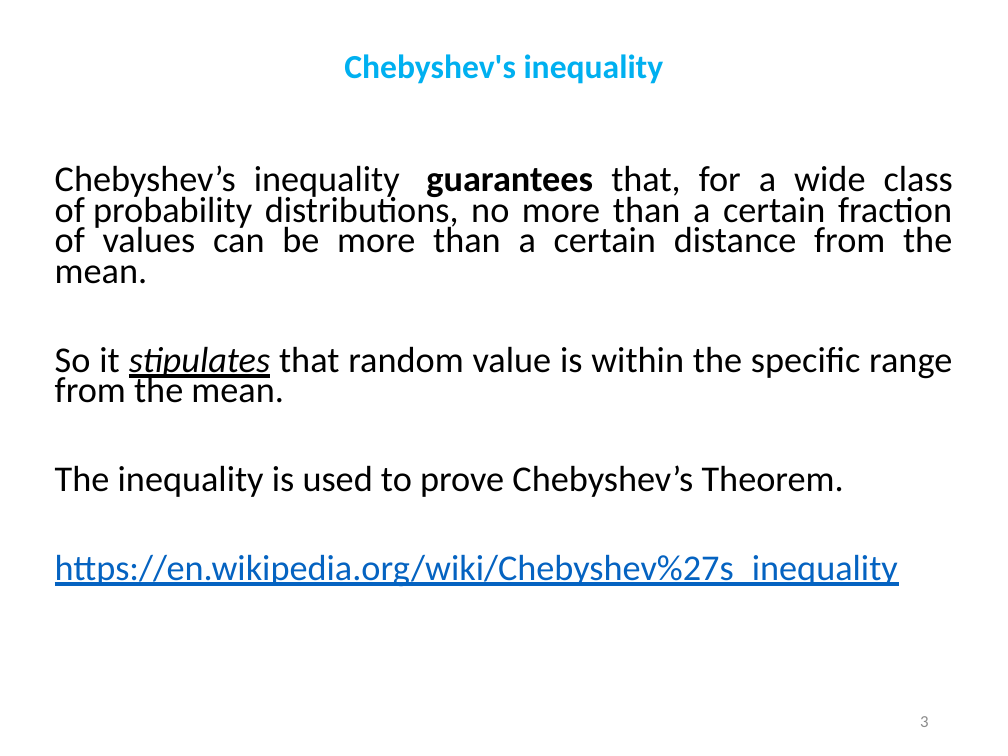
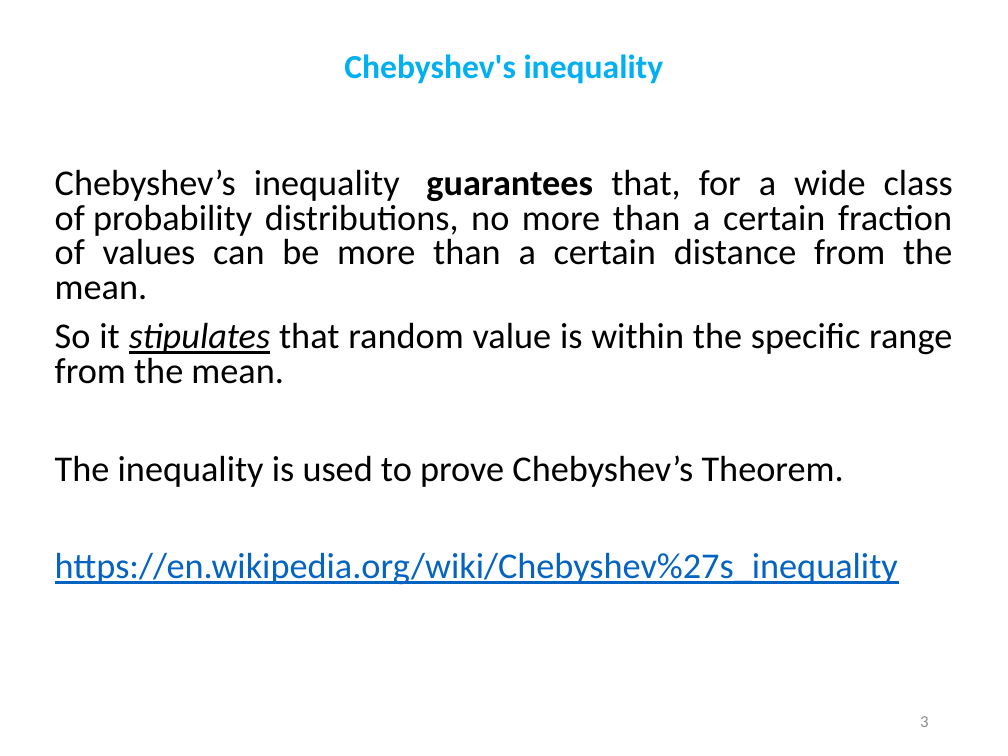
Before and after one commit to demydd/Basic-Machine-Learning-Course-for-Developers, a slide deck: slide 3 of Distributions.pptx. Drawn at 1008x756 pixels with LibreOffice and Linux fonts; fonts in the diff are those of the drawing. Boxes give left, top, right and bottom in pixels: in the first picture for what was removed or moved away, otherwise in the second. Text is boxed around its words. In the diff, an @@ line names an element or a change of style, - is before the commit and + after.

```diff
--- a/Distributions.pptx
+++ b/Distributions.pptx
@@ text "Chebyshev’s inequality guarantees that, for ..." at (55,169,953,585): line spacing 0.7 to 0.8 @@
```
Also in this commit, not shown: 6 other slides changed, 2 slides added, 1 other file.
